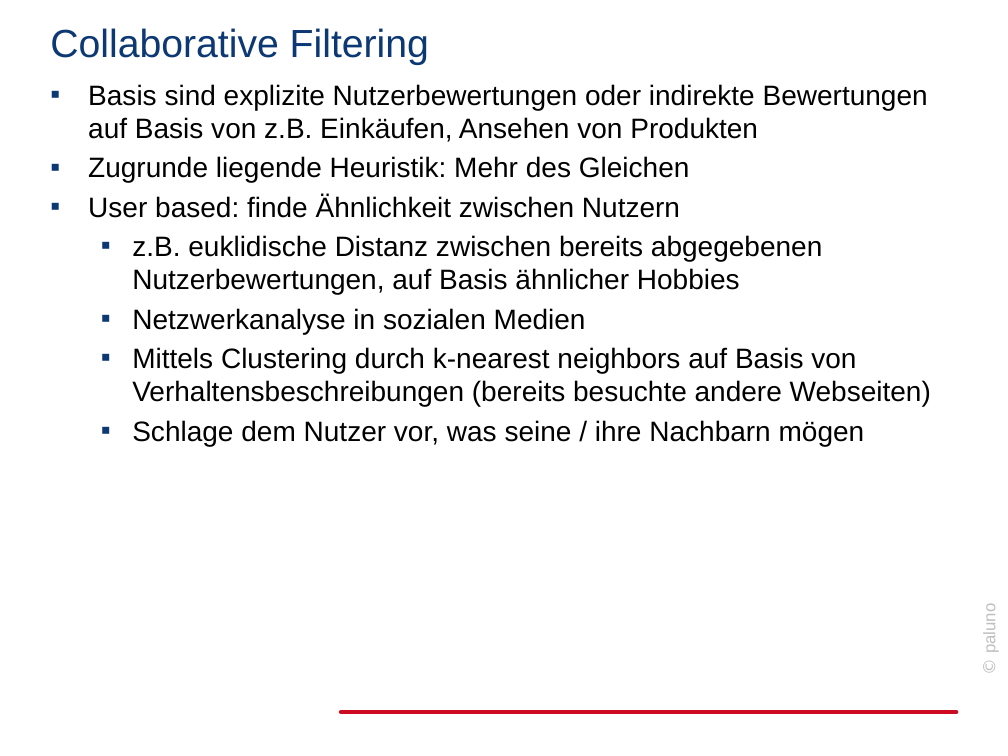
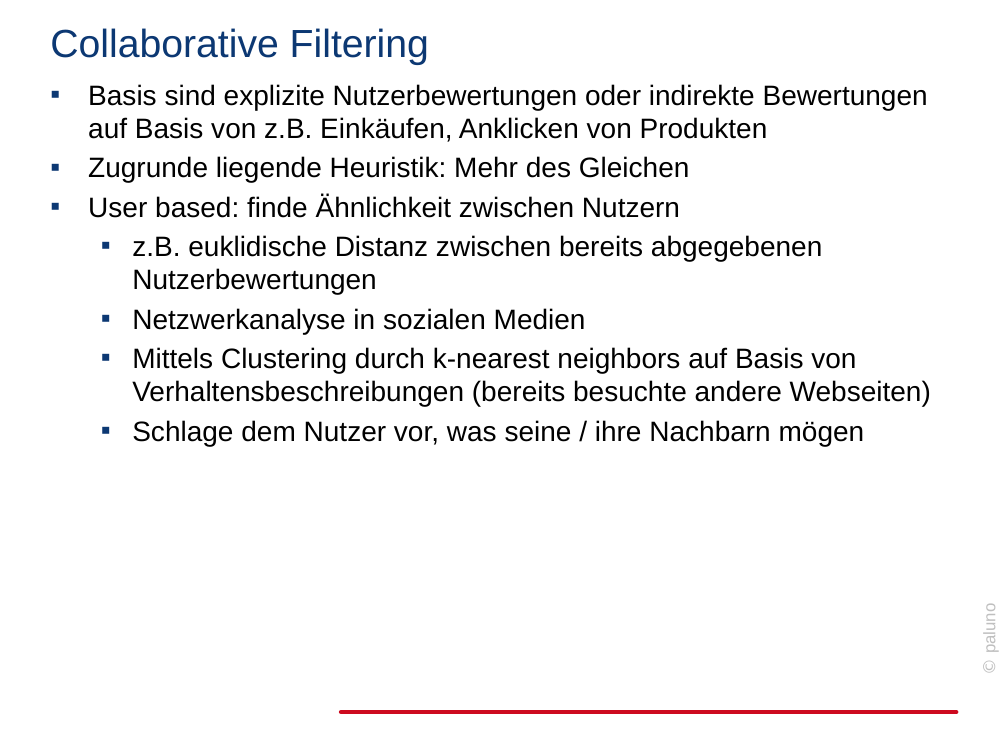
Before and after one commit to jabuettner/citavi, a slide deck: slide 5 of Diss (repo)/Recommender.pptx. Drawn at 1008x756 pixels with LibreOffice and Linux fonts; fonts in the diff are those of the drawing; background and template pictures are left out. Boxes give left, top, right and bottom in pixels: in the first picture for what was removed or moved away, otherwise in the second. Text is boxed around its words. In the diff, an @@ line names an element or a change of style, - is before the commit and + after.

```diff
--- a/Diss (repo)/Recommender.pptx
+++ b/Diss (repo)/Recommender.pptx
@@ text at <box>88,84,928,142</box>: text changed @@
-▪ Basis sind explizite Nutzerbewertungen oder indirekte Bewertungen auf Basis von z.B. Einkäufen, Ansehen von Produkten
+▪ Basis sind explizite Nutzerbewertungen oder indirekte Bewertungen auf Basis von z.B. Einkäufen, Anklicken von Produkten
@@ text at <box>132,235,822,295</box>: text changed @@
-  ▪ z.B. euklidische Distanz zwischen bereits abgegebenen Nutzerbewertungen, auf Basis ähnlicher Hobbies
+  ▪ z.B. euklidische Distanz zwischen bereits abgegebenen Nutzerbewertungen
```
Also in this commit, not shown: 12 other slides changed, 5 slides added, 1 slide removed.
